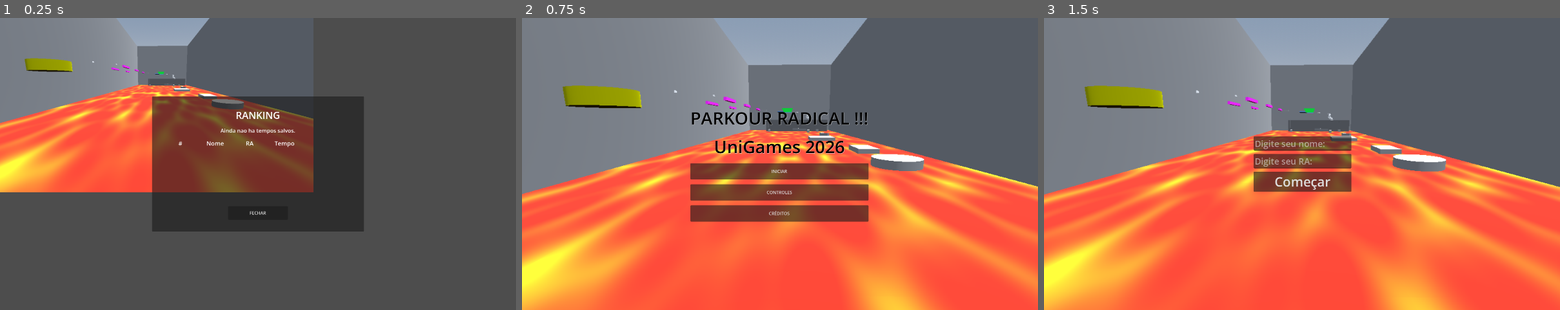
Above: before the commit, frames 1-3 (left to right).
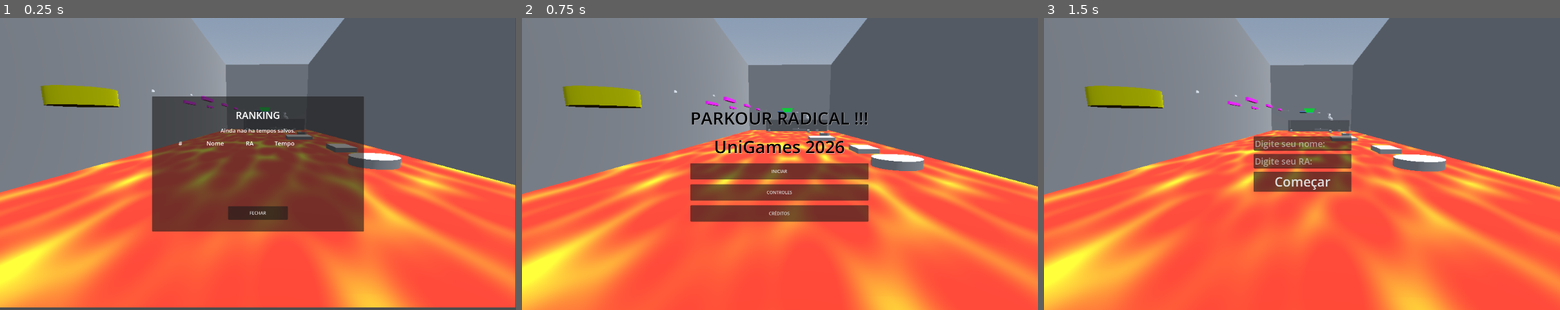
Above: after the commit, the same moments.

Repository: Hugouououo/UniGames
Game: Godot game, scene res://ranking_table.tscn
Two runs of this game, one before a commit and one after it. Both use one fixed random seed, a clock stepped at 60 frames per second and the inputs below. This scene is started directly instead of the project's main scene.
Inputs:
- Up to frame 1 (0.25 s): no input
- Up to frame 2 (0.75 s): click "FECHAR" at 0.5 s
- Up to frame 3 (1.5 s): click "INICIAR" at 1.25 s

The runs differ from the first frame. In frame 1, 65% of the frame differs, in the area x 0-100%, y 0-100%; in frame 2, nothing differs; in frame 3, nothing differs.

Commit message:
Tela de fundo Ranking
Eu acho que a tela do ranking a imagem de fundo estava errada e ficando so em metade arrumei

Diff:
--- a/ranking_table.tscn
+++ b/ranking_table.tscn
@@ -14,8 +14,8 @@
 
 [node name="TextureRect" type="TextureRect" parent="." unique_id=487744530]
 layout_mode = 0
-offset_right = 1154.0
-offset_bottom = 645.0
+offset_right = 1898.0
+offset_bottom = 1071.0
 texture = ExtResource("2_xo143")
 
 [node name="Panel" type="Panel" parent="." unique_id=910264817]
